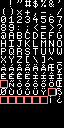
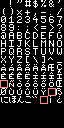
Comparing the layer stacks of the two 64x128 images. Changes:
painted on "tileset.png" over 0, 96, 40, 104
